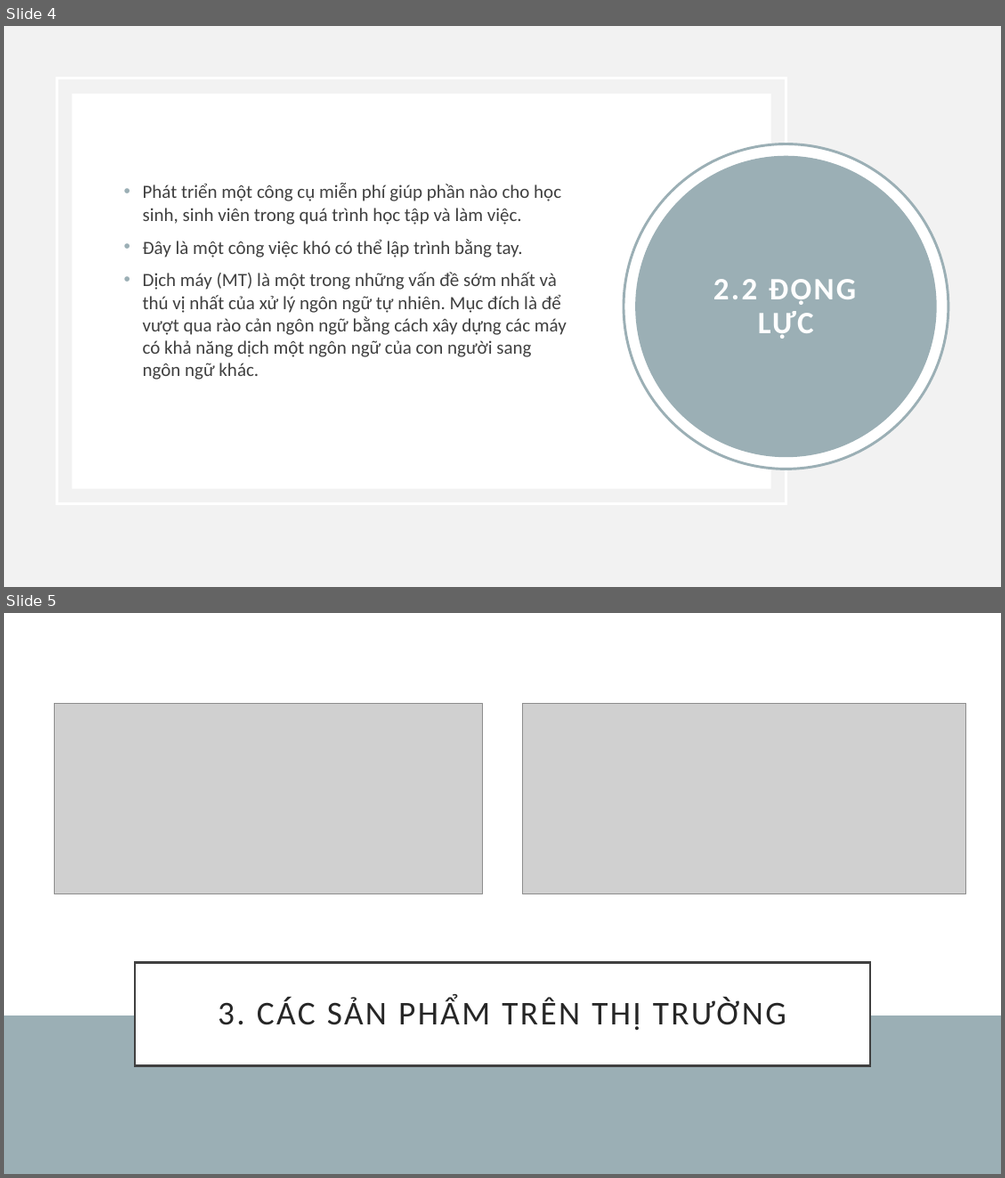
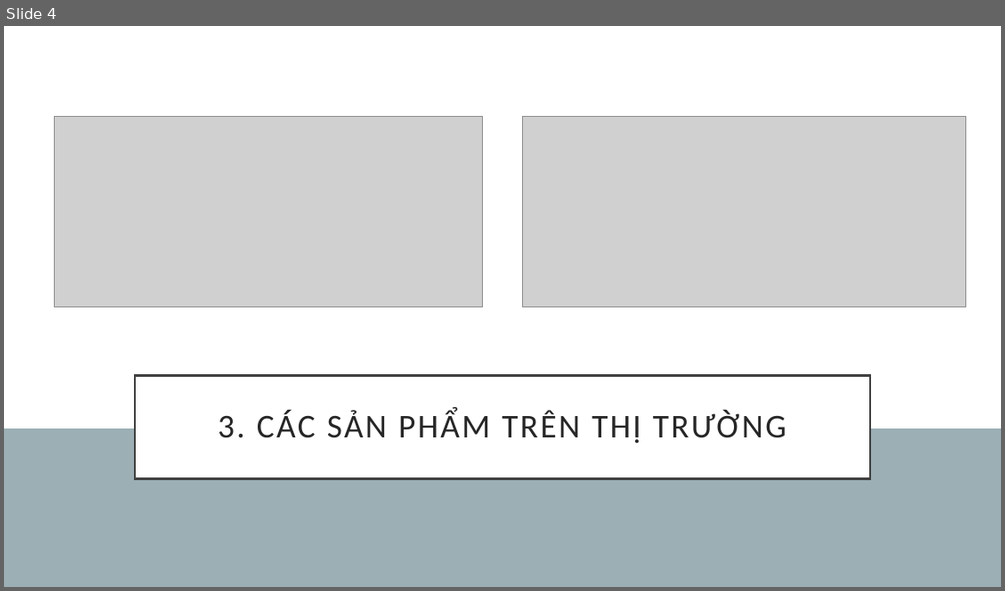
Before and after one commit to nmtri1912/kltn, a slide deck: Tài liệu/Presentation.pptx. Shown one above the other, each under a label of ours: slides 4 and 5 before the commit, slide 4 after it. The pictures are 1005x1178 and 1005x591 pixels, drawn with LibreOffice and Linux fonts; fonts in the diff are those of the drawing; grey boxes stand for pictures. Boxes give left, top, right and bottom in pixels: in the first picture for what was removed or moved away, otherwise in the second. Text is boxed around its words. In the diff, an @@ line names an element or a change of style, - is before the commit and + after.

```diff
--- a/Tài liệu/Presentation.pptx
+++ b/Tài liệu/Presentation.pptx
@@ slide 4 removed at (4, 26, 1001, 587), background #F2F2F2 @@
@@ rectangle removed at (57, 79, 786, 504) @@
@@ rectangle removed at (72, 94, 771, 488) @@
@@ ellipse removed at (624, 144, 948, 468) @@
@@ ellipse removed at (635, 156, 937, 458) @@
-2.2 ĐỘNG LỰC
@@ text removed at (143, 183, 566, 379) @@
-• Phát triển một công cụ miễn phí giúp phần nào cho học sinh, sinh viên trong quá trình học tập và làm việc.
-• Đây là một công việc khó có thể lập trình bằng tay.
-• Dịch máy (MT) là một trong những vấn đề sớm nhất và thú vị nhất của xử lý ngôn ngữ tự nhiên. Mục đích là để vượt qua rào cản ngôn ngữ bằng cách xây dựng các máy có khả năng dịch một ngôn ngữ của con người sang ngôn ngữ khác.
@@ what was slide 5 is now slide 4 @@
```
Also in this commit, not shown: 2 slides changed.
